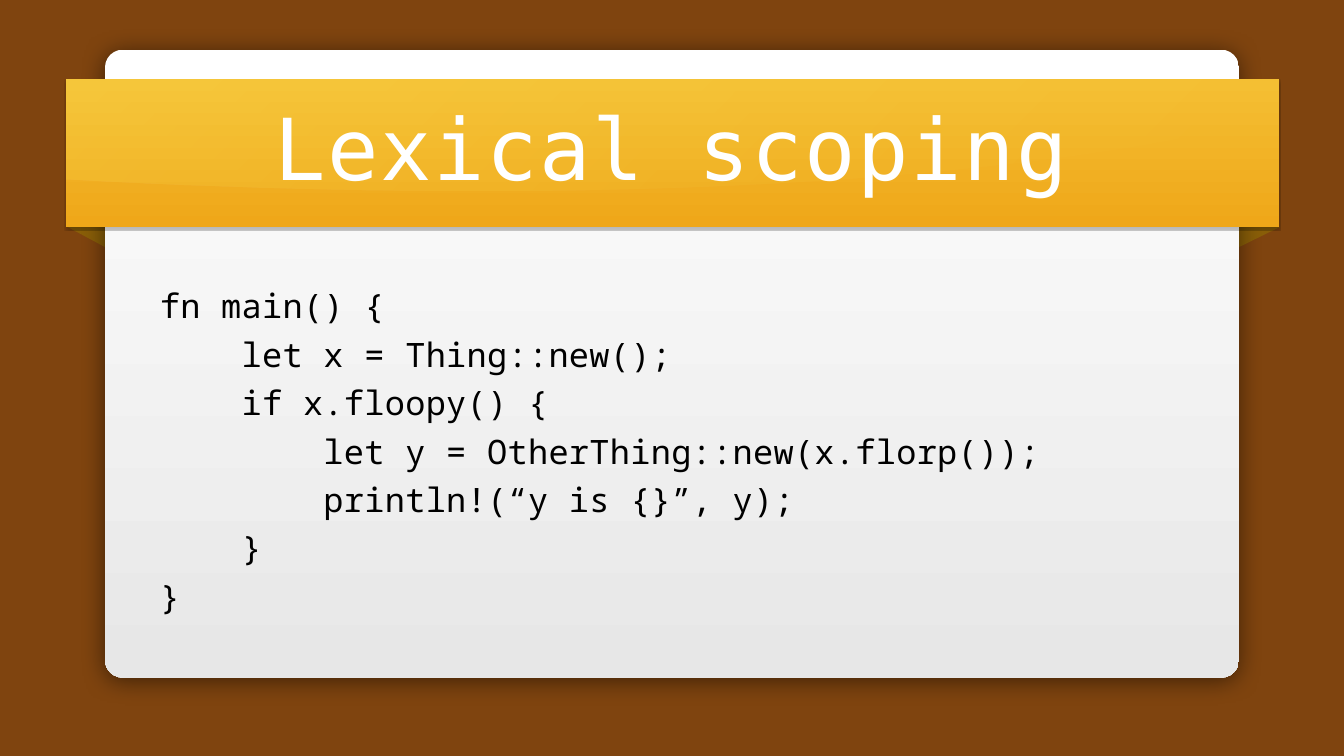
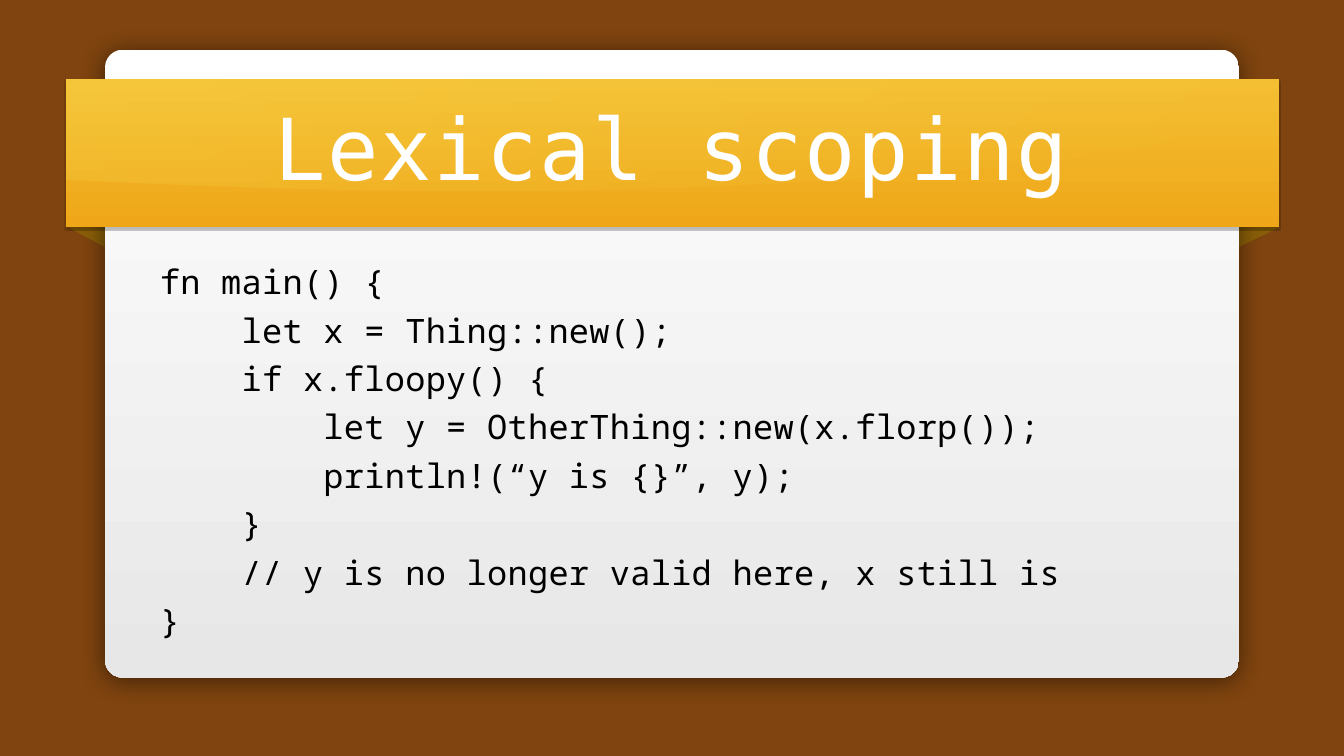
Before and after one commit to carols10cents/rust-safety-presentation, a slide deck: slide 16 of Rust Safety.pptx (slide 14 before the commit). Drawn at 1344x756 pixels with LibreOffice and Linux fonts; fonts in the diff are those of the drawing; background and template pictures are left out. Boxes give left, top, right and bottom in pixels: in the first picture for what was removed or moved away, otherwise in the second. Text is boxed around its words. In the diff, an @@ line names an element or a change of style, - is before the commit and + after.

```diff
--- a/Rust Safety.pptx
+++ b/Rust Safety.pptx
@@ text "fn main() {": place and size @@
-text "fn main() {" at [160,292,1039,521]
+text "fn main() {" at [160,268,1060,594]
@@ text at [303,559,1060,594]: paragraph added @@
+    // y is no longer valid here, x still is
```
Also in this commit, not shown: 4 other slides changed, 18 slides added, 6 slides removed, 2 other files.
